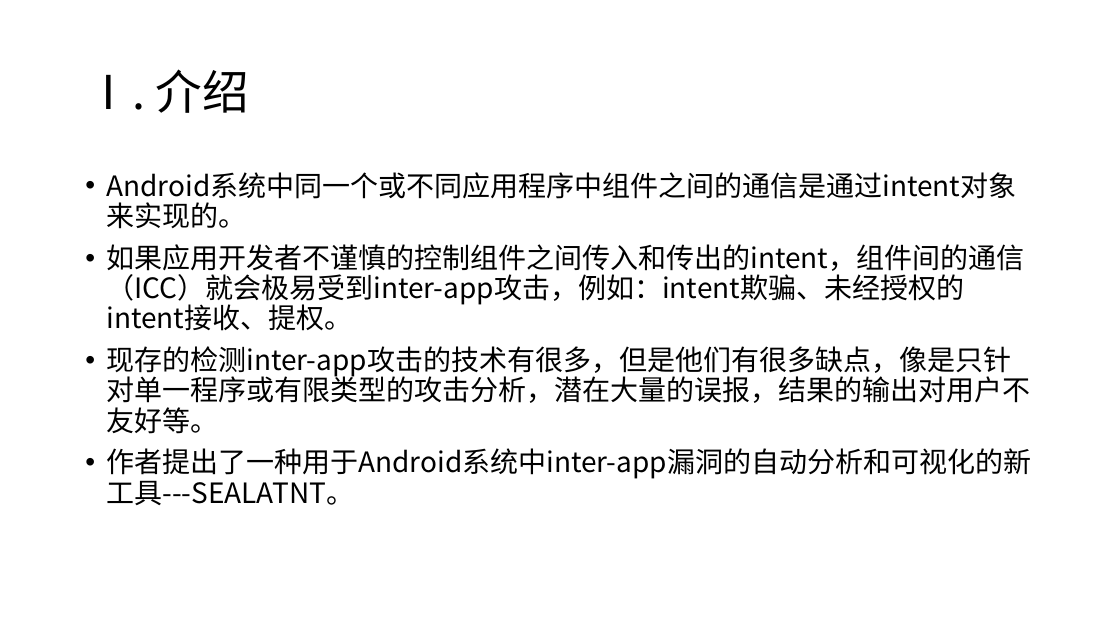
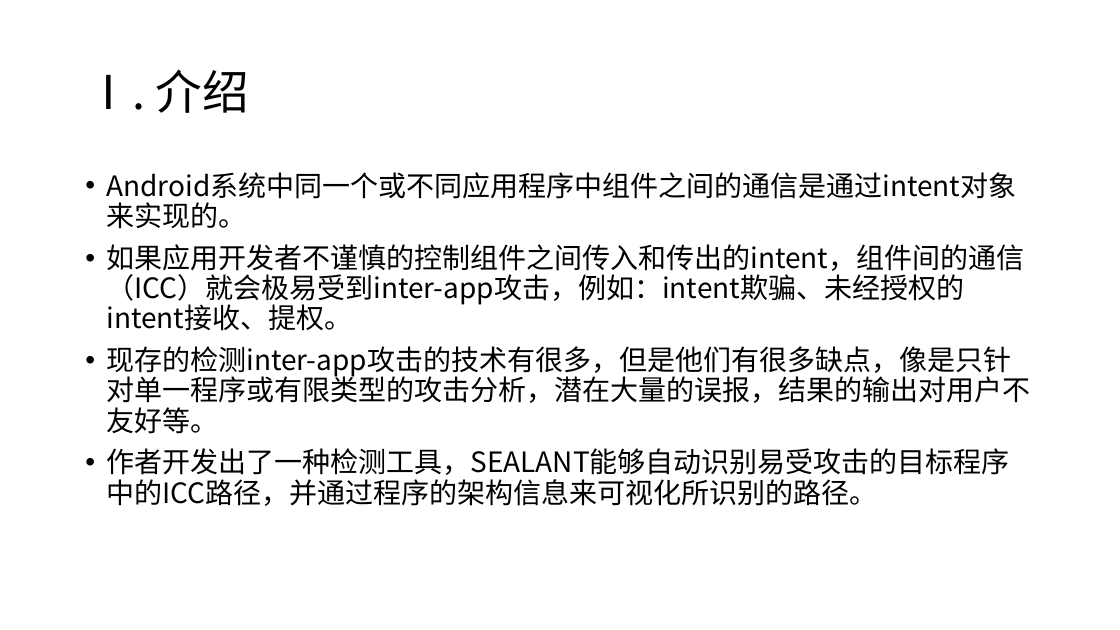
Before and after one commit to wh7yan/-, a slide deck: slide 3 of 论文研读/SEALANT.pptx. Drawn at 1120x630 pixels with LibreOffice and Linux fonts; fonts in the diff are those of the drawing. Boxes give left, top, right and bottom in pixels: in the first picture for what was removed or moved away, otherwise in the second. Text is boxed around its words. In the diff, an @@ line names an element or a change of style, - is before the commit and + after.

```diff
--- a/论文研读/SEALANT.pptx
+++ b/论文研读/SEALANT.pptx
@@ text at [106, 448, 1010, 506]: text changed @@
-• 作者提出了一种用于Android系统中inter-app漏洞的自动分析和可视化的新工具---SEALATNT。
+• 作者开发出了一种检测工具，SEALANT能够自动识别易受攻击的目标程序中的ICC路径，并通过程序的架构信息来可视化所识别的路径。
```
Also in this commit, not shown: 6 other slides changed, 1 slide added, 1 slide removed, 2 other files.
